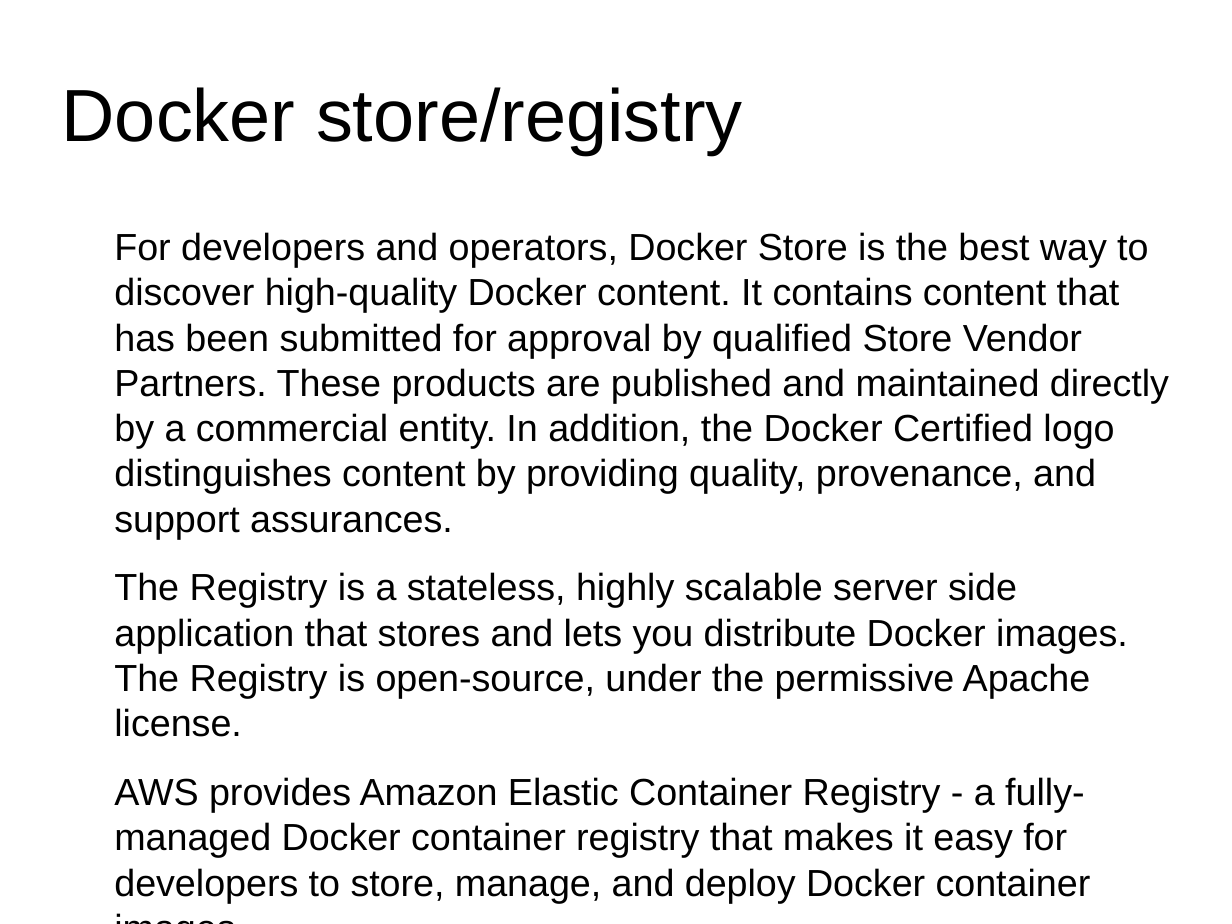
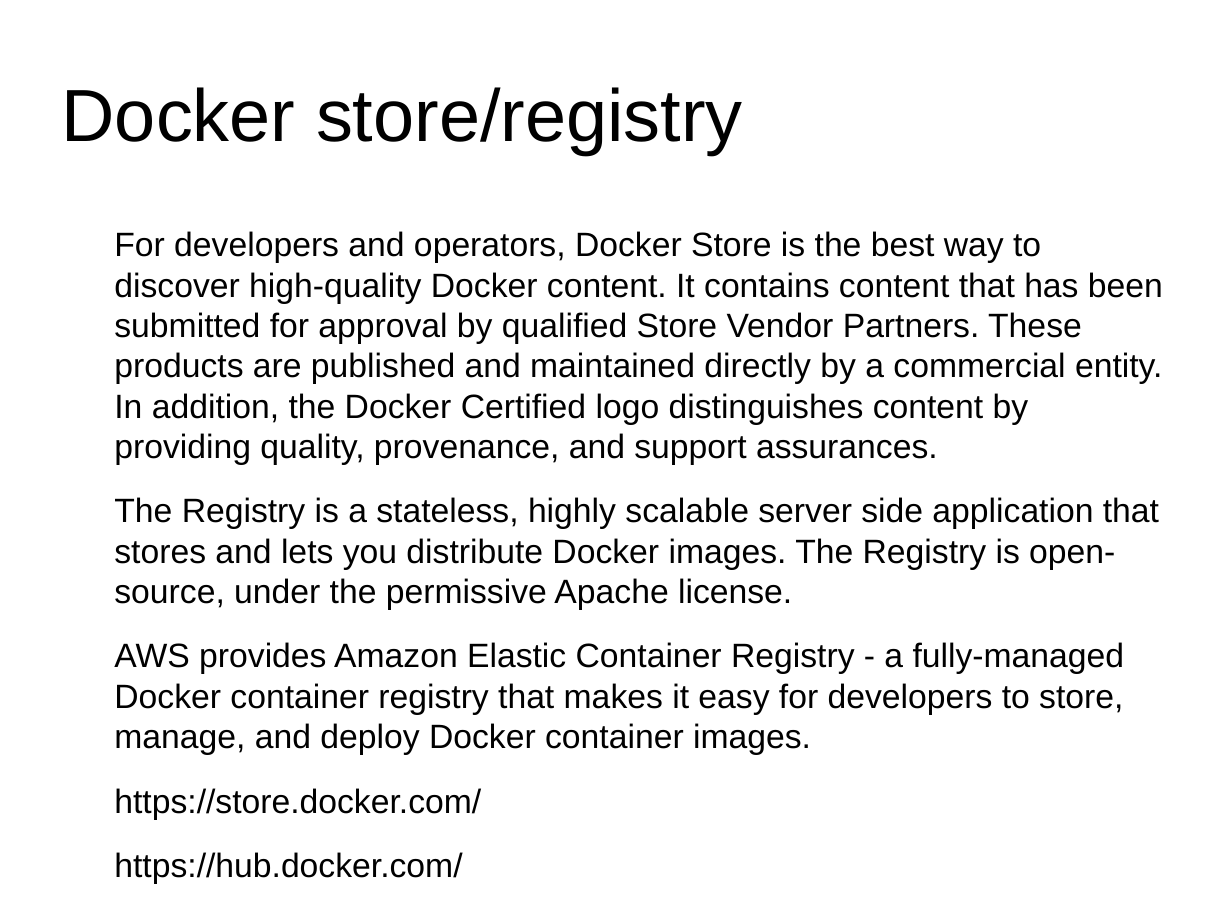
Before and after one commit to zerofrontier/docker-training, a slide deck: slide 24 of workshop.odp. Drawn at 1232x924 pixels with LibreOffice and Linux fonts; fonts in the diff are those of the drawing; background and template pictures are left out. Boxes give left, top, right and bottom in pixels: in the first picture for what was removed or moved away, otherwise in the second. Text is boxed around its words. In the diff, an @@ line names an element or a change of style, - is before the commit and + after.

```diff
--- a/workshop.odp
+++ b/workshop.odp
@@ text at box(114, 231, 1163, 755): size 24.3 to 21.7 pt @@
@@ text at box(114, 788, 481, 820): paragraphs added @@
+https://store.docker.com/
+https://hub.docker.com/
```
Also in this commit, not shown: 6 other slides changed, 1 slide added, 1 slide removed, 1 other file.
